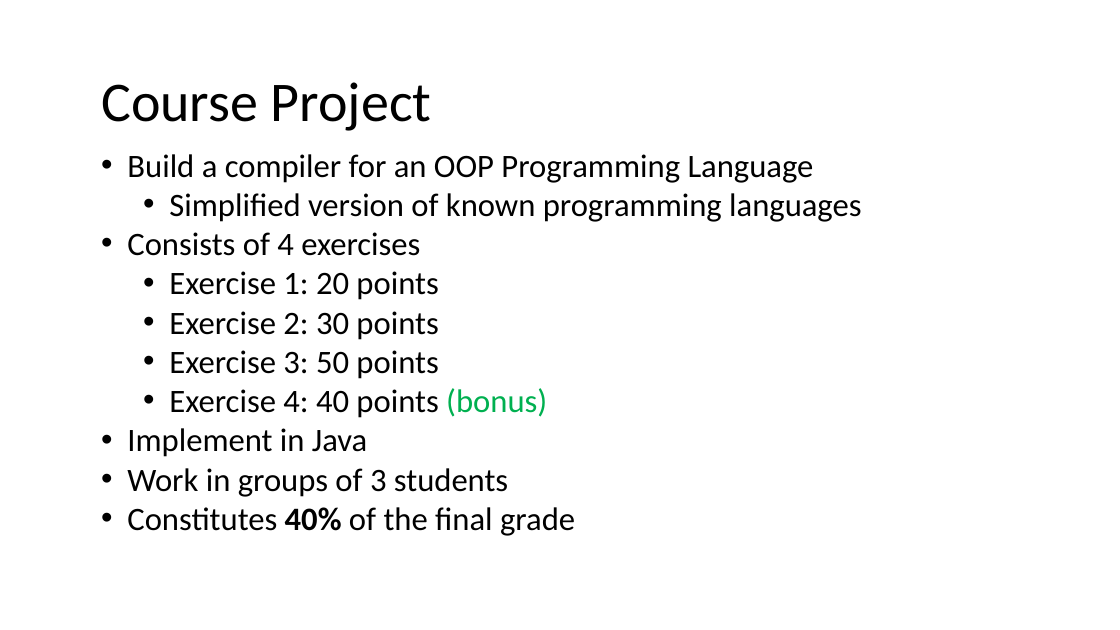
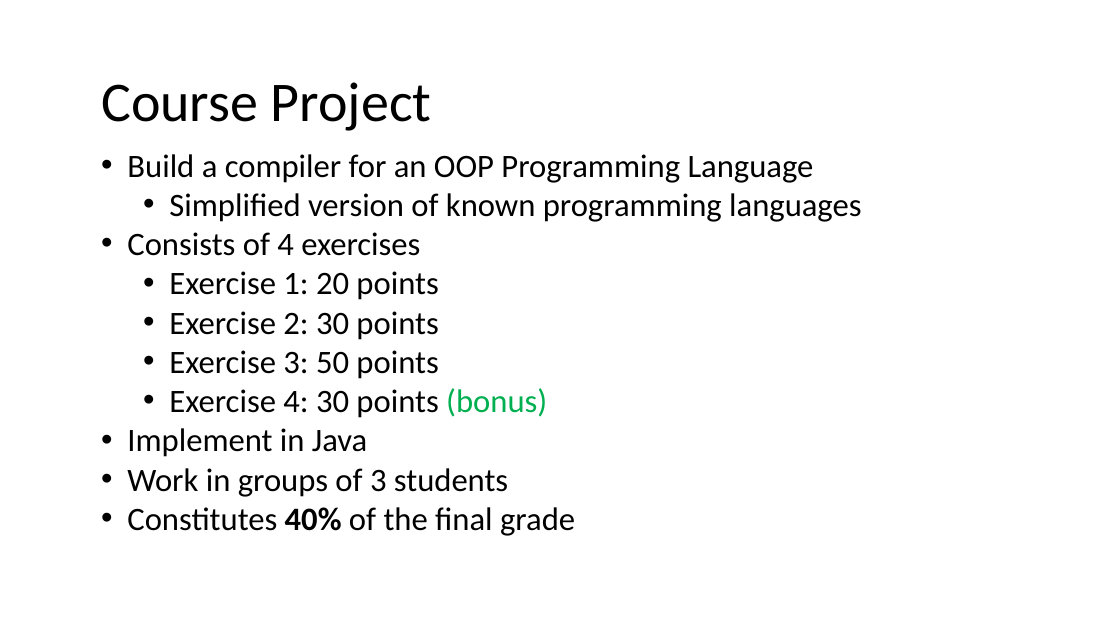
Before and after one commit to nivshani/compilation, a slide deck: slide 3 of slides/lexical_analysis.pptx. Drawn at 1120x630 pixels with LibreOffice and Linux fonts; fonts in the diff are those of the drawing. Boxes give left, top, right and bottom in pixels: in the first picture for what was removed or moved away, otherwise in the second. Text is boxed around its words. In the diff, an @@ line names an element or a change of style, - is before the commit and + after.

```diff
--- a/slides/lexical_analysis.pptx
+++ b/slides/lexical_analysis.pptx
@@ text at [169, 388, 547, 418]: text changed @@
-  • Exercise 4: 40 points (bonus)
+  • Exercise 4: 30 points (bonus)
```
Also in this commit, not shown: 2 other slides changed, 1 other file.
